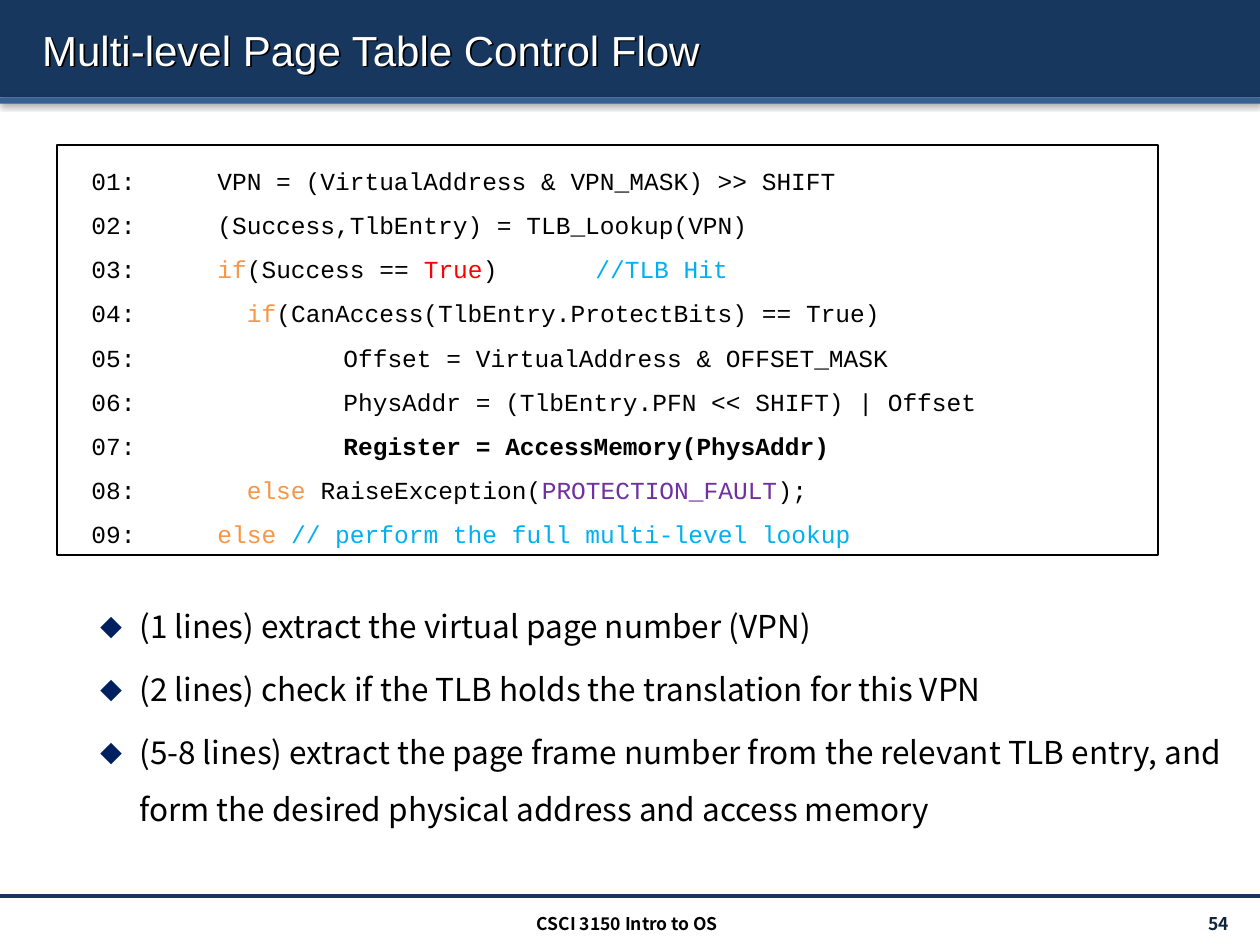
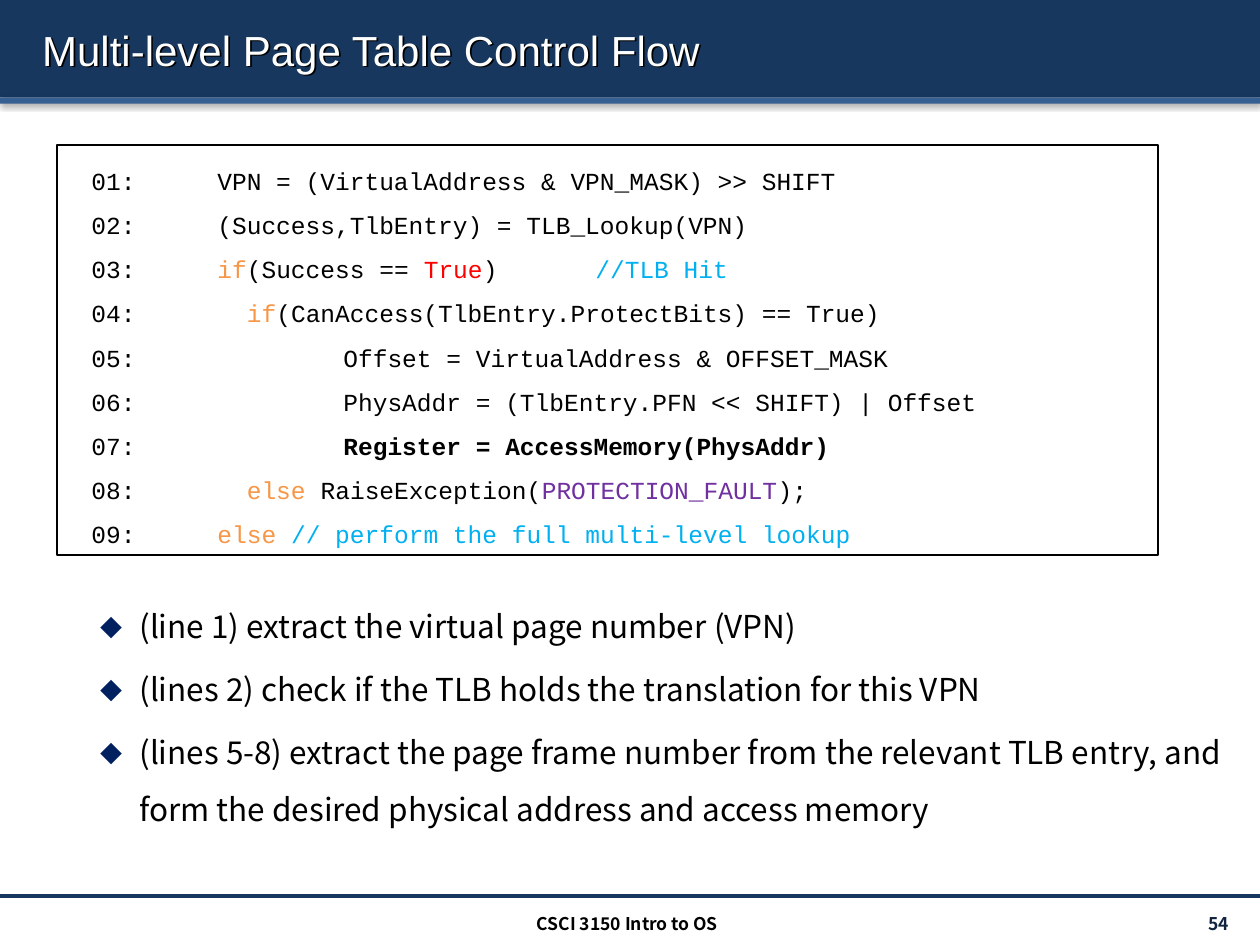
Before and after one commit to henryhxu/CSCI3150, a slide deck: slide 54 of lectures/lec11_paging.pptx. Drawn at 1260x945 pixels with LibreOffice and Linux fonts; fonts in the diff are those of the drawing. Boxes give left, top, right and bottom in pixels: in the first picture for what was removed or moved away, otherwise in the second. Text is boxed around its words. In the diff, an @@ line names an element or a change of style, - is before the commit and + after.

```diff
--- a/lectures/lec11_paging.pptx
+++ b/lectures/lec11_paging.pptx
@@ text at (139, 612, 1220, 829): text changed @@
-  ⬥ (1 lines) extract the virtual page number (VPN)
-  ⬥ (2 lines) check if the TLB holds the translation for this VPN
-  ⬥ (5-8 lines) extract the page frame number from the relevant TLB entry, and form the desired physical address and access memory
+  ⬥ (line 1) extract the virtual page number (VPN)
+  ⬥ (lines 2) check if the TLB holds the translation for this VPN
+  ⬥ (lines 5-8) extract the page frame number from the relevant TLB entry, and form the desired physical address and access memory
```
Also in this commit, not shown: 7 other slides changed, 3 other files.
